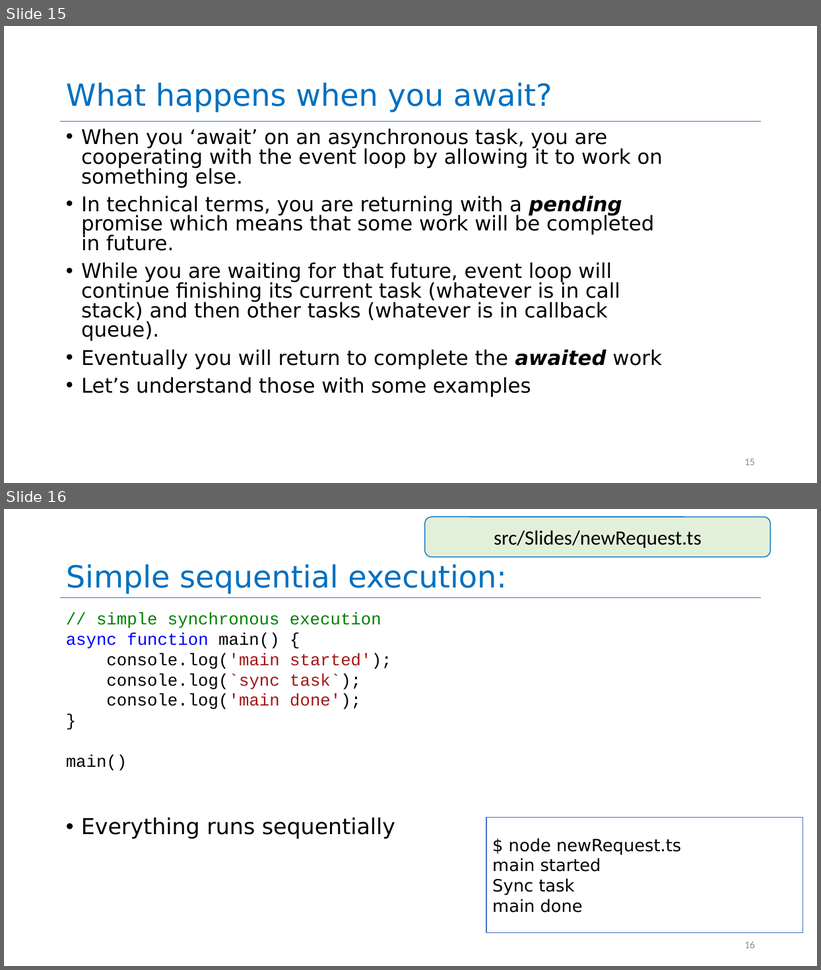
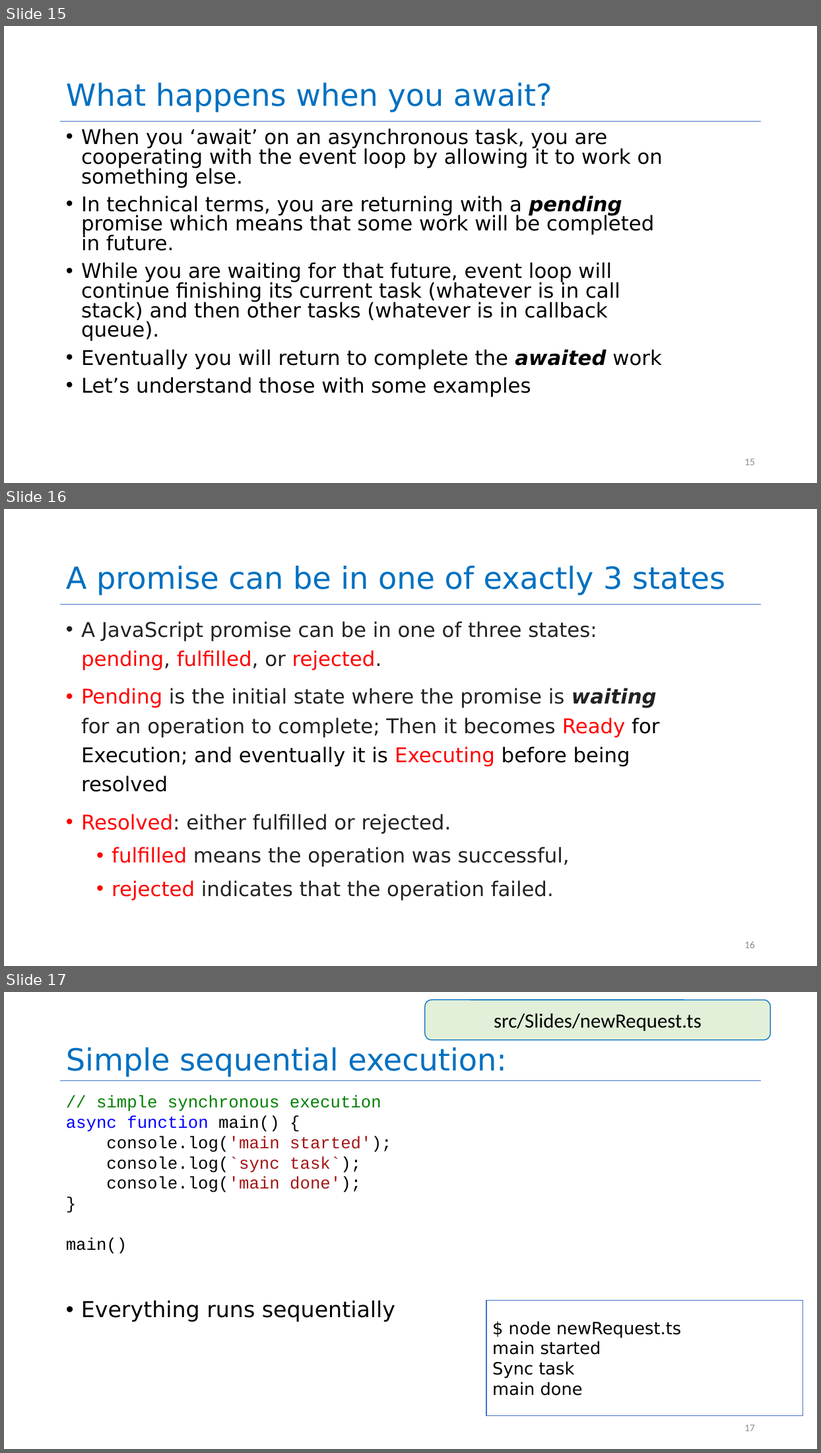
Before and after one commit to neu-se/CS4530-Summer-2026, a slide deck: Slides/Module 08 Concurrency Patterns in Typescript.pptx. Shown one above the other, each under a label of ours: slides 15 and 16 before the commit, slides 15, 16 and 17 after it. The pictures are 821x970 and 821x1453 pixels, drawn with LibreOffice and Linux fonts; fonts in the diff are those of the drawing. Boxes give left, top, right and bottom in pixels: in the first picture for what was removed or moved away, otherwise in the second. Text is boxed around its words. In the diff, an @@ line names an element or a change of style, - is before the commit and + after.

```diff
--- a/Slides/Module 08 Concurrency Patterns in Typescript.pptx
+++ b/Slides/Module 08 Concurrency Patterns in Typescript.pptx
@@ slide 16 added at [4,509,817,966], background #FFFFFF; not listed: 1 template element that a slide beside it also shows @@
@@ title added at [66,566,725,595], 36 pt, text #0070C0 @@
+A promise can be in one of exactly 3 states
@@ text added at [81,621,659,901], 24 pt, text #222222 @@
+• A JavaScript promise can be in one of three states: pending, fulfilled, or rejected.
+• Pending is the initial state where the promise is waiting for an operation to complete; Then it becomes Ready for Execution; and eventually it is Executing before being resolved
+• Resolved: either fulfilled or rejected.
+  • fulfilled means the operation was successful,
+  • rejected indicates that the operation failed.
@@ page number added at [745,941,755,949], 12 pt, text #8C8C8C @@
+16
@@ what was slide 16 is now slide 17 @@
@@ page number at [745,1425,755,1432]: text changed @@
-16
+17
```
Also in this commit, not shown: 6 slides changed, 1 other file.
